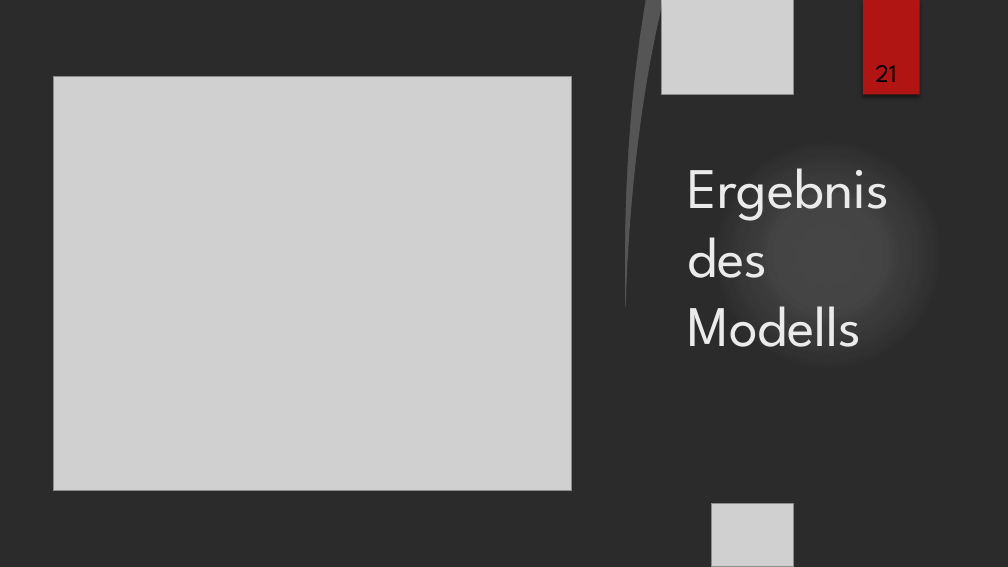
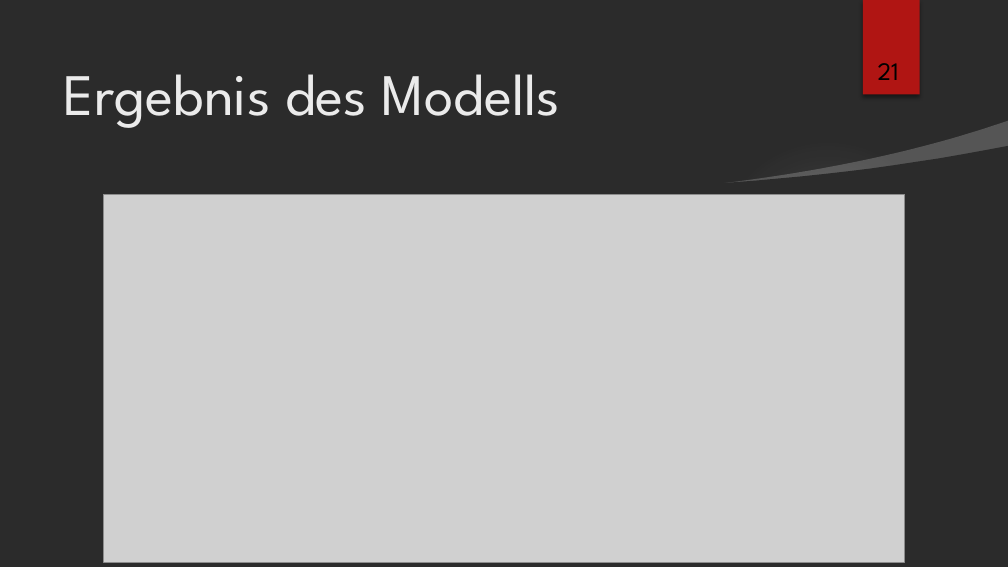
Before and after one commit to lz039/Gw2Trading, a slide deck: slide 21 of reports/presentation_custom_design.pptx. Drawn at 1008x567 pixels with LibreOffice and Linux fonts; fonts in the diff are those of the drawing; grey boxes stand for pictures; background and template pictures are left out; a plain dark background stands for a picture behind light text. Boxes give left, top, right and bottom in pixels: in the first picture for what was removed or moved away, otherwise in the second. Text is boxed around its words. In the diff, an @@ line names an element or a change of style, - is before the commit and + after.

```diff
--- a/reports/presentation_custom_design.pptx
+++ b/reports/presentation_custom_design.pptx
@@ freeform shape removed at bbox=[617, 0, 663, 306] @@
@@ picture removed at bbox=[661, 0, 794, 95] @@
@@ title "Ergebnis des Modells": place and size @@
-title "Ergebnis des Modells" at bbox=[687, 168, 889, 347]
+title "Ergebnis des Modells" at bbox=[64, 74, 561, 128]
@@ title "Ergebnis des Modells" at bbox=[64, 74, 561, 128]: size 41 to 42 pt; vertical alignment bottom to top @@
@@ page number at bbox=[878, 63, 899, 80]: more space between paragraphs @@
@@ picture removed at bbox=[53, 77, 572, 491] @@
@@ freeform shape: place and size @@
-freeform shape at bbox=[0, 0, 646, 566]
+freeform shape at bbox=[0, 146, 1008, 567]
@@ ellipse removed at bbox=[712, 139, 944, 372] @@
@@ freeform shape added at bbox=[721, 121, 1008, 190], fill #FFFFFF at 20% opacity @@
@@ picture added at bbox=[103, 195, 904, 562] @@
@@ picture removed at bbox=[0, 221, 334, 567] @@
@@ picture removed at bbox=[0, 239, 126, 434] @@
@@ picture removed at bbox=[712, 504, 794, 566] @@
```
Also in this commit, not shown: 1 other slide changed, 1 other file.
